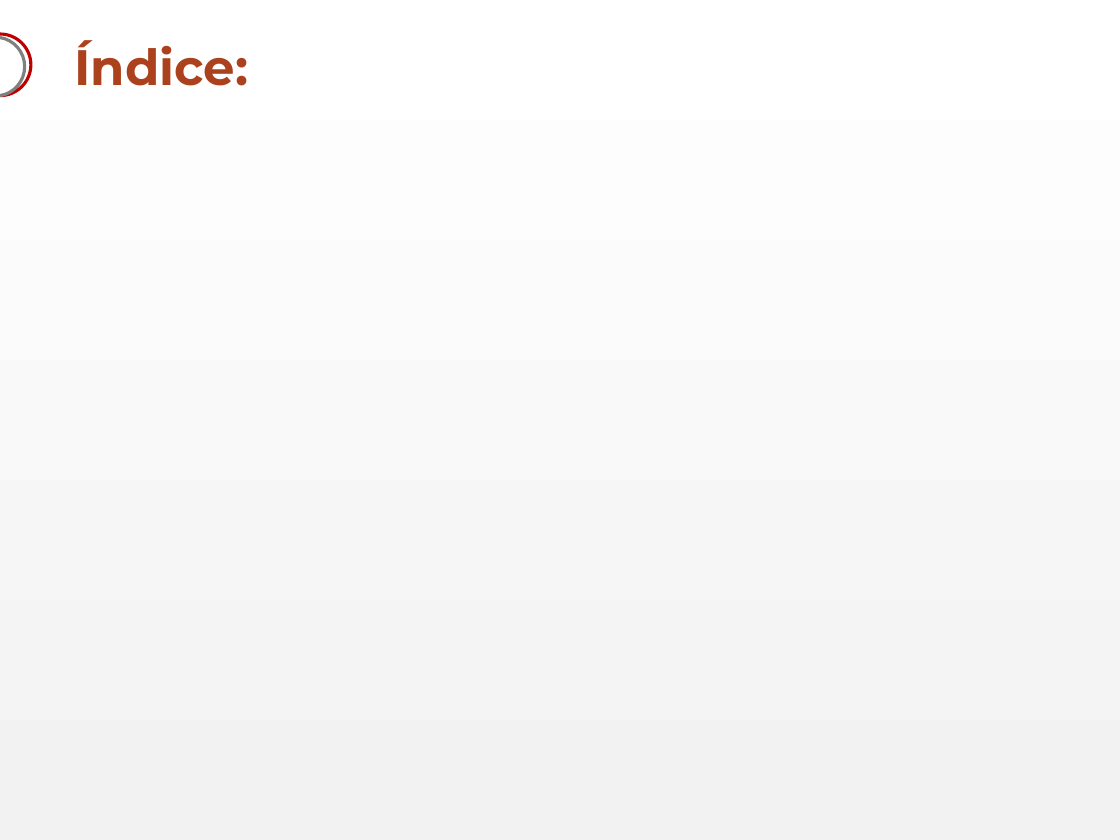
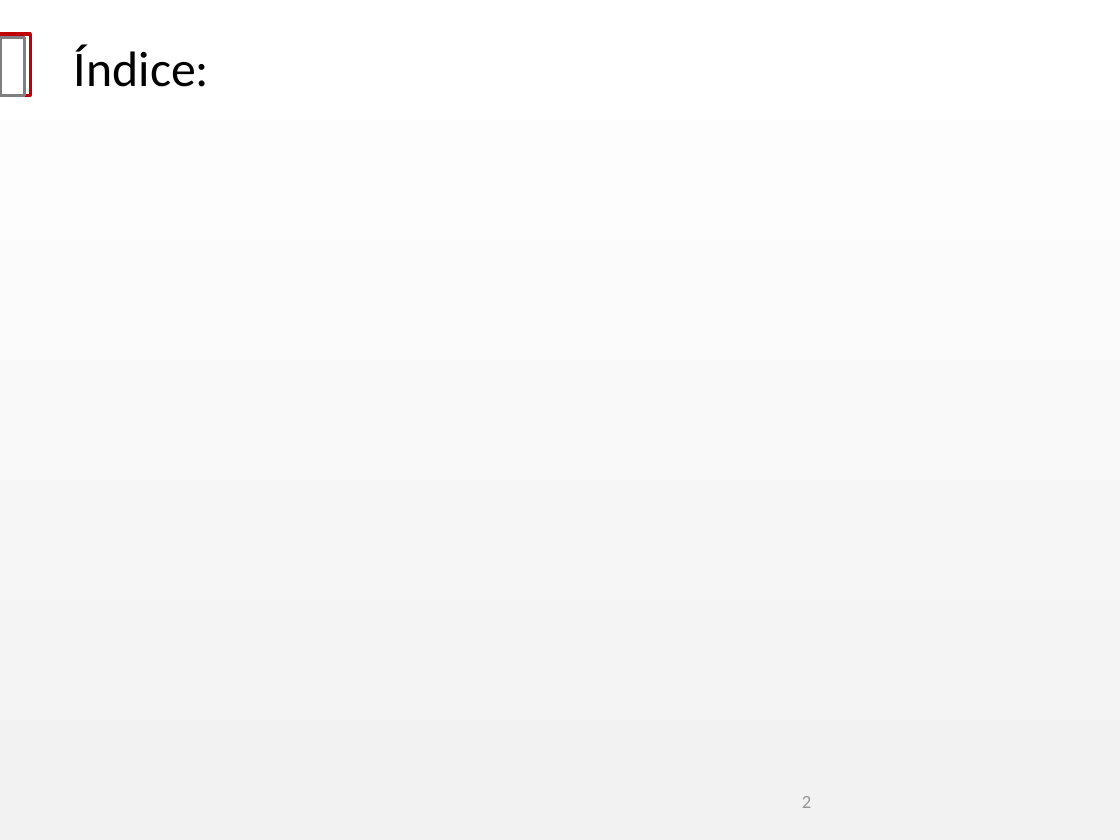
Before and after one commit to akukulanski/RF_Switch_3GHz, a slide deck: slide 2 of Presentación/RF Switch.pptx. Drawn at 1120x840 pixels with LibreOffice and Linux fonts; fonts in the diff are those of the drawing; background and template pictures are left out. Boxes give left, top, right and bottom in pixels: in the first picture for what was removed or moved away, otherwise in the second. Text is boxed around its words. In the diff, an @@ line names an element or a change of style, - is before the commit and + after.

```diff
--- a/Presentación/RF Switch.pptx
+++ b/Presentación/RF Switch.pptx
@@ text "Índice:" at box(74, 45, 209, 87): font Montserrat to Calibri, text colour #AC411D to #000000, bold off; line spacing 0.9 to 1 @@
@@ freeform shape removed at box(0, 34, 31, 95) @@
@@ freeform shape removed at box(0, 38, 25, 96) @@
@@ rectangle added at box(0, 34, 31, 95), outline #C00000 2.01 pt @@
@@ rectangle added at box(0, 38, 25, 96), outline #7F7F7F 2.01 pt @@
@@ page number added at box(802, 796, 811, 808), 12 pt, text #949596 @@
+2
```
Also in this commit, not shown: 6 other slides changed, 8 slides added, 5 slides removed, 14 other files.
